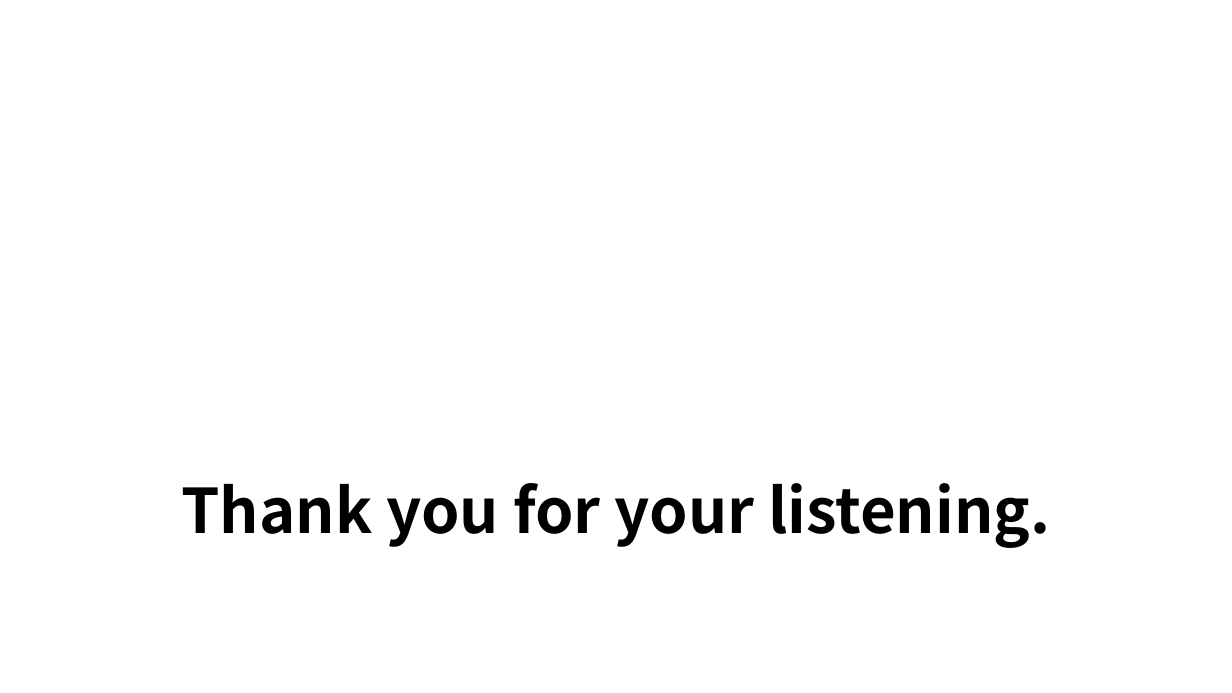
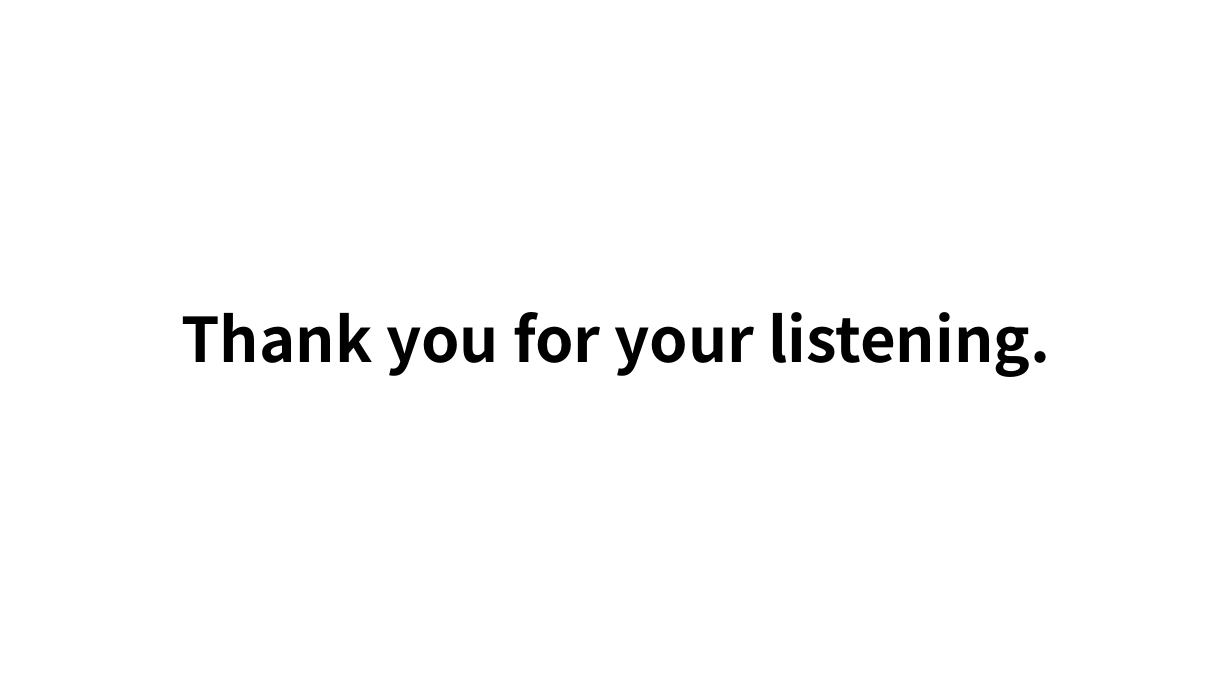
Before and after one commit to KNobuki/Rakuten_fashion, a slide deck: slide 21 of presentation/Presentation.pptx (slide 16 before the commit). Drawn at 1232x693 pixels with LibreOffice and Linux fonts; fonts in the diff are those of the drawing. Boxes give left, top, right and bottom in pixels: in the first picture for what was removed or moved away, otherwise in the second. Text is boxed around its words. In the diff, an @@ line names an element or a change of style, - is before the commit and + after.

```diff
--- a/presentation/Presentation.pptx
+++ b/presentation/Presentation.pptx
@@ subtitle "Thank you for your listening.": place and size @@
-subtitle "Thank you for your listening." at [181, 483, 1050, 548]
+subtitle "Thank you for your listening." at [181, 312, 1050, 377]
```
Also in this commit, not shown: 10 other slides changed, 5 slides added.
